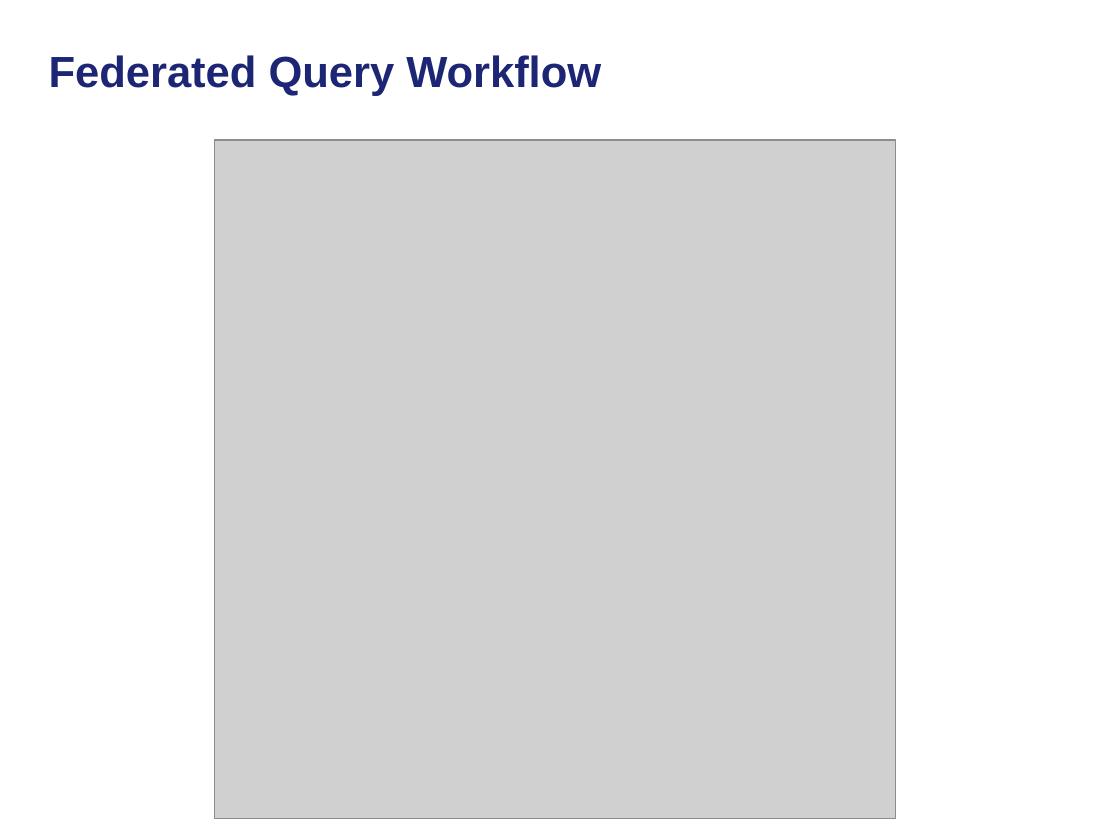
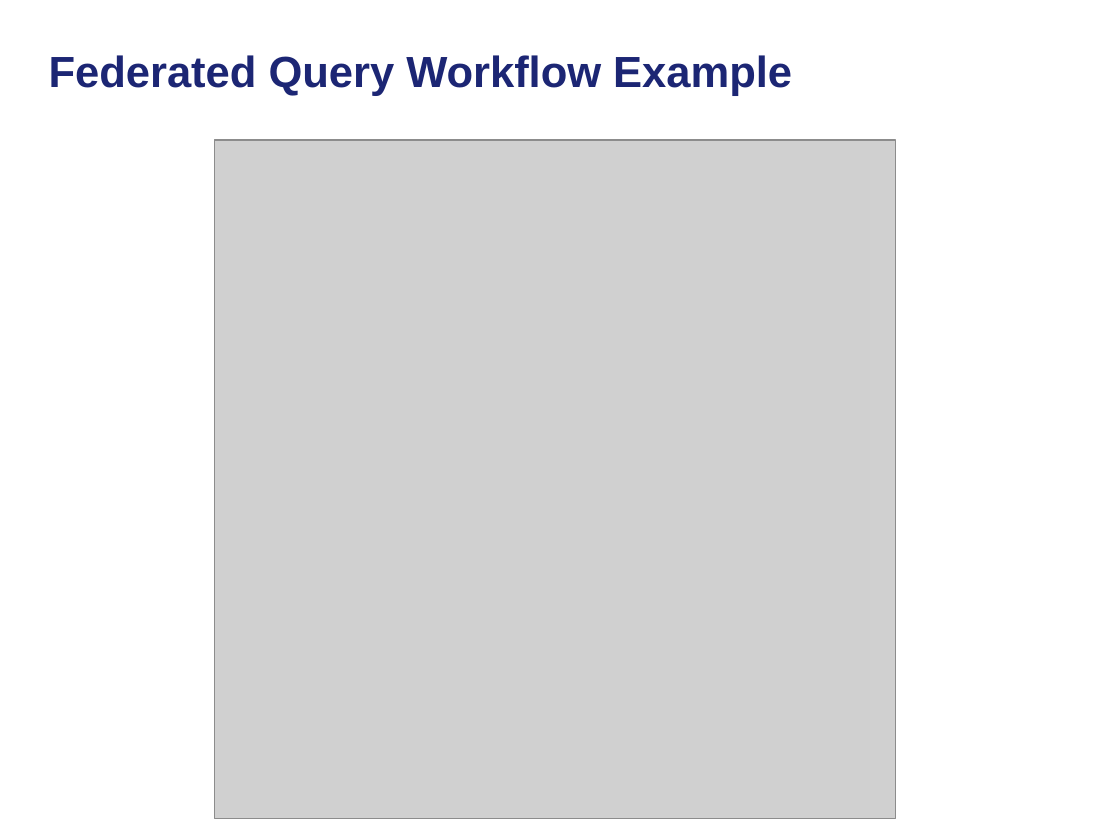
Before and after one commit to NCIP/cagrid-docs, a slide deck: slide 48 of presentations/200906_Novartis/caGrid Data Services.pptx. Drawn at 1120x840 pixels with LibreOffice and Linux fonts; fonts in the diff are those of the drawing; grey boxes stand for pictures; background and template pictures are left out. Boxes give left, top, right and bottom in pixels: in the first picture for what was removed or moved away, otherwise in the second. Text is boxed around its words. In the diff, an @@ line names an element or a change of style, - is before the commit and + after.

```diff
--- a/presentations/200906_Novartis/caGrid Data Services.pptx
+++ b/presentations/200906_Novartis/caGrid Data Services.pptx
@@ title at [49,55,792,96]: text changed @@
-Federated Query Workflow
+Federated Query Workflow Example
```
Also in this commit, not shown: 2 other slides changed, 6 slides added.
